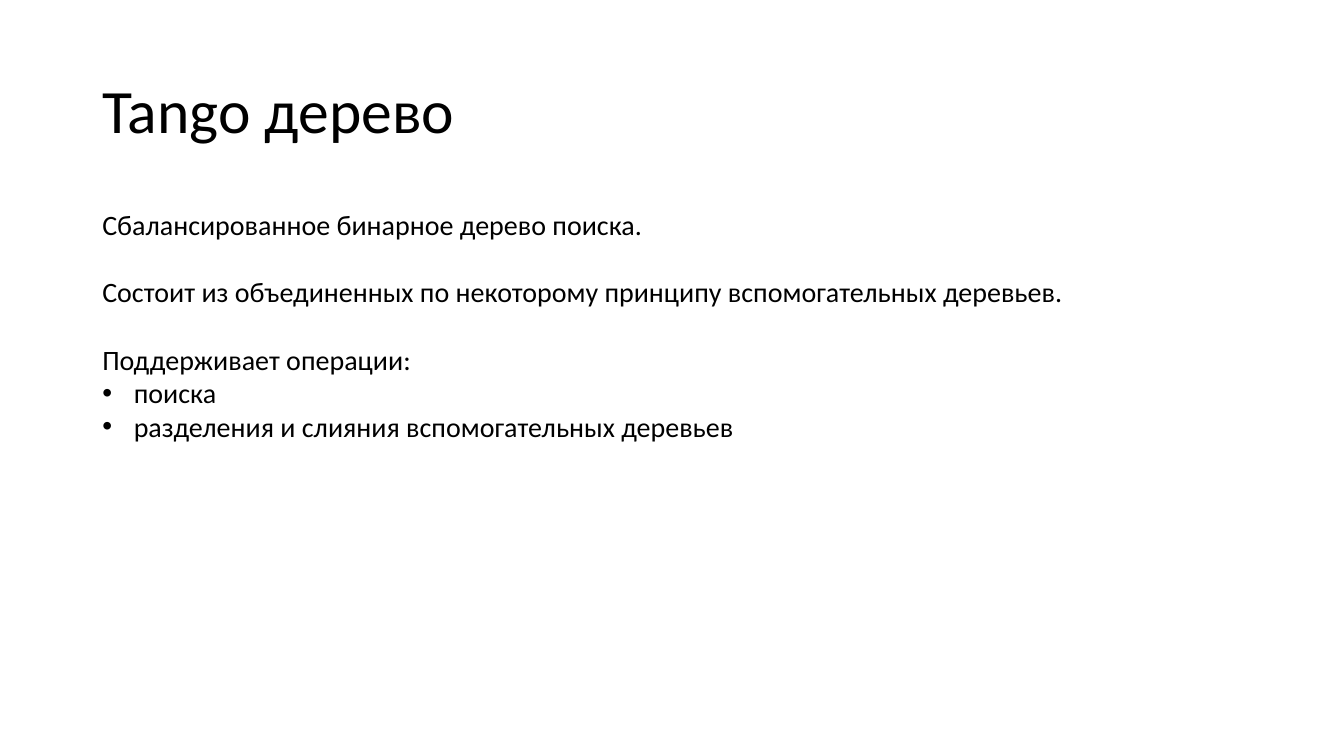
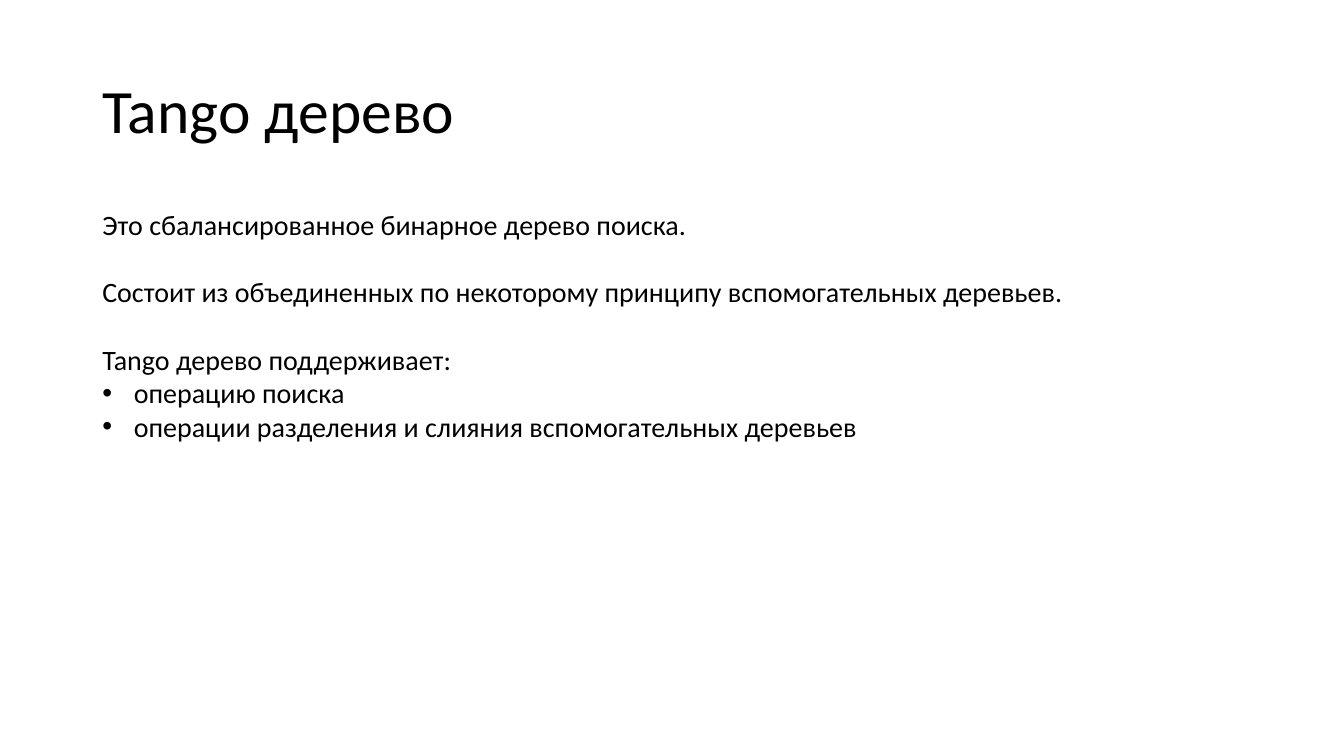
Before and after one commit to Far0ver/TangoTree, a slide deck: slide 3 of Танго дерево презентация.pptx. Drawn at 1344x756 pixels with LibreOffice and Linux fonts; fonts in the diff are those of the drawing. Boxes give left, top, right and bottom in pixels: in the first picture for what was removed or moved away, otherwise in the second. Text is boxed around its words. In the diff, an @@ line names an element or a change of style, - is before the commit and + after.

```diff
--- a/Танго дерево презентация.pptx
+++ b/Танго дерево презентация.pptx
@@ text at [102, 216, 685, 240]: text changed @@
-Cбалансированное бинарное дерево поиска.
+Это сбалансированное бинарное дерево поиска.
@@ text at [102, 352, 857, 442]: text changed @@
-Поддерживает операции:
-• поиска
-• разделения и слияния вспомогательных деревьев
+Tango дерево поддерживает:
+• операцию поиска
+• операции разделения и слияния вспомогательных деревьев
```
Also in this commit, not shown: 14 other slides changed, 2 slides added, 2 slides removed, 17 other files.
